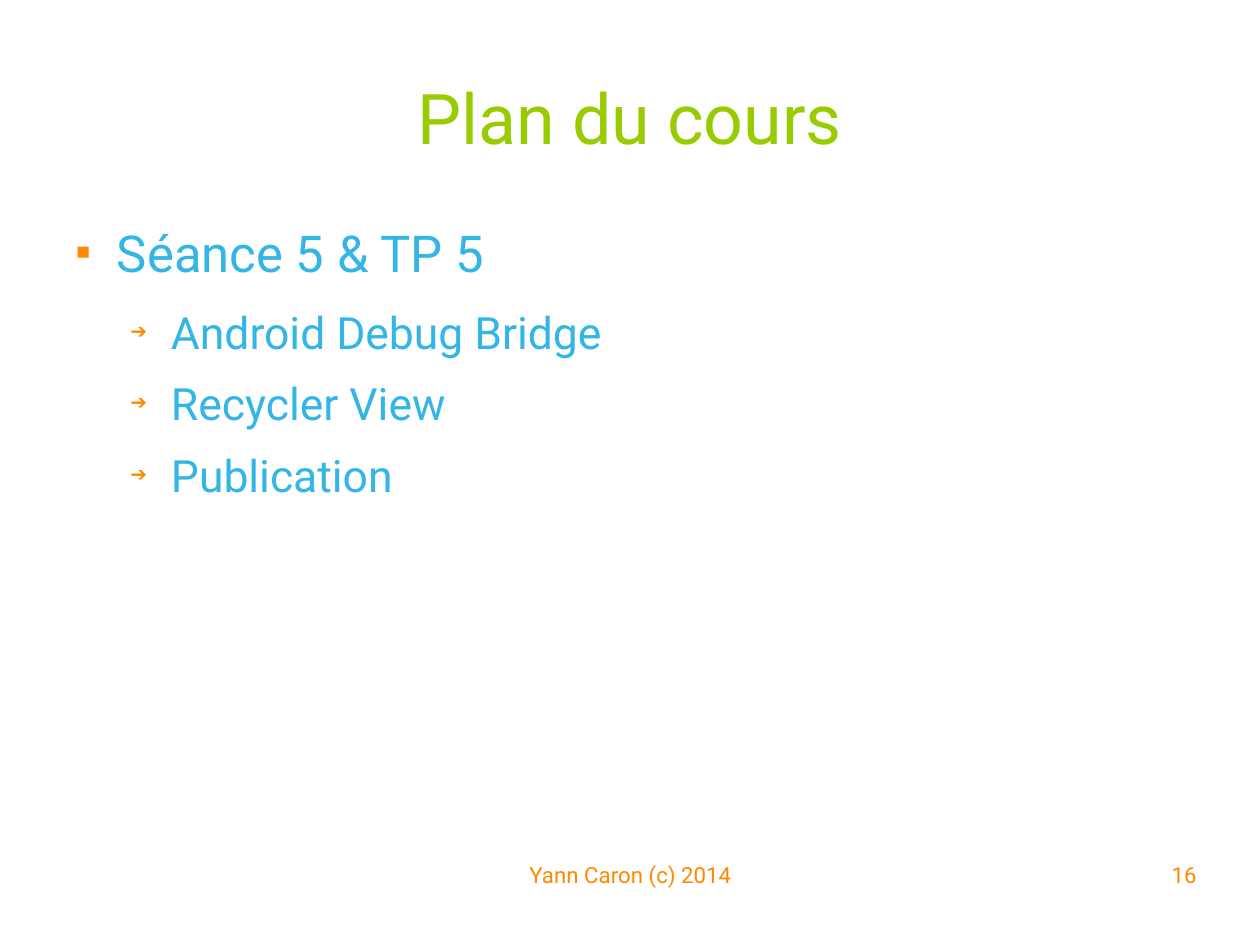
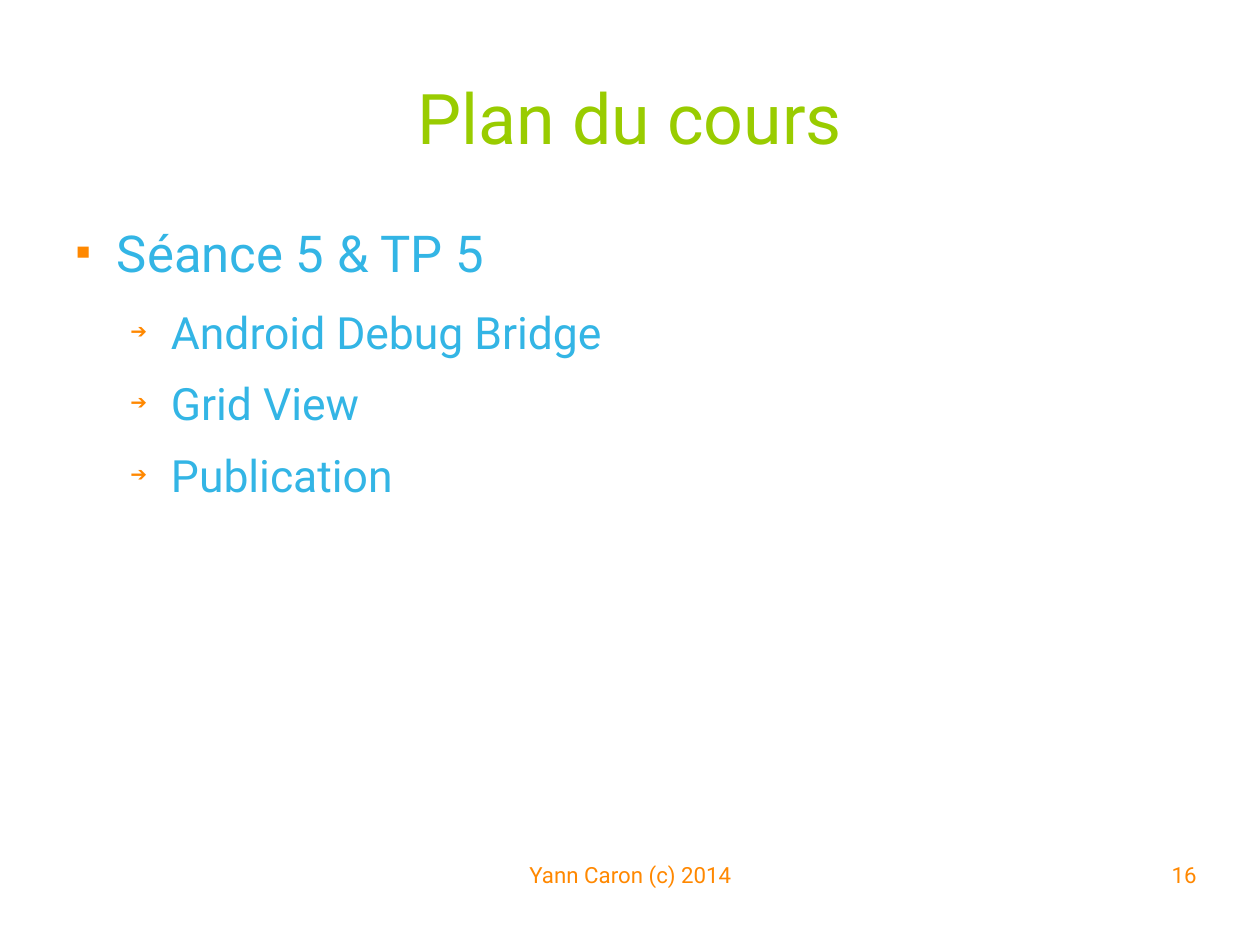
Before and after one commit to YannCaron/Android-ENSG, a slide deck: slide 16 of 00 - Presentation.odp. Drawn at 1260x946 pixels with LibreOffice and Linux fonts; fonts in the diff are those of the drawing; background and template pictures are left out. Boxes give left, top, right and bottom in pixels: in the first picture for what was removed or moved away, otherwise in the second. Text is boxed around its words. In the diff, an @@ line names an element or a change of style, - is before the commit and + after.

```diff
--- a/00 - Presentation.odp
+++ b/00 - Presentation.odp
@@ text at (171, 386, 359, 421): text changed @@
-  ➔ Recycler View
+  ➔ Grid View
```
Also in this commit, not shown: 19 other files.
